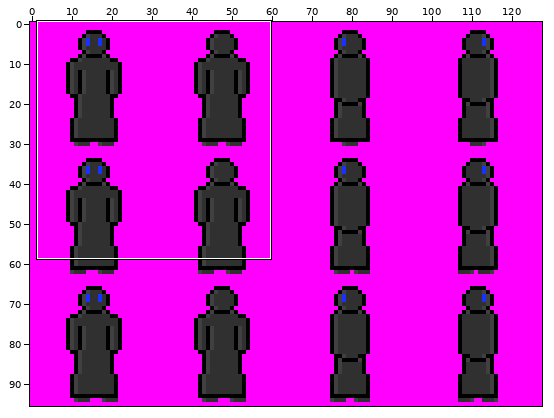
Sprite sheet: res/textures/sheets/player.png. The picture above shows the old version from afar; the outline marks the close-up.
Close-up. The starting point:
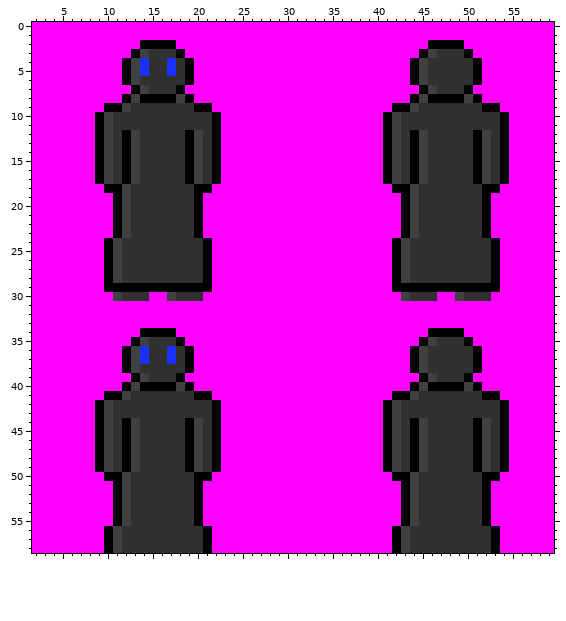
The file is 128x96 pixels. Shown: x 2..59, y 0..58. The commit also changed other parts of the picture, which this record leaves out.
New version:
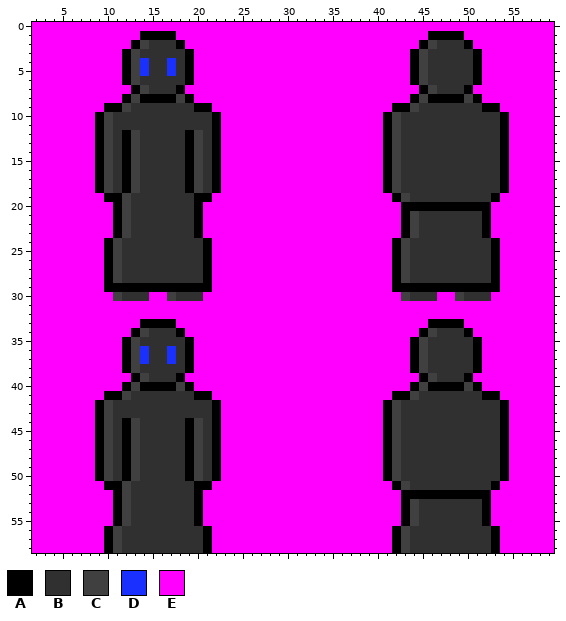
Palette (. is transparent): A #000000  B #303030  C #404040  D #1930ff  E #ff00ff
Changes in this commit:
The author changed colour B to colour A in row 18 at x 19; in row 20 at x 45 to 51; in row 50 at x 19; in row 52 at x 45 to 51.
The author changed colour C to colour A in row 18 at x 12; in row 20 at x 44; in row 50 at x 12; in row 52 at x 44.
The author changed colour E to colour A in row 1 at x 14 to 17 and 46 to 49; in row 2 at x 13, 18, 45 and 50; in row 3 at x 12, 19, 44 and 51; in row 18 at x 9, 22, 41 and 54; in row 19 at x 10, 21, 42 and 53; in row 33 at x 14 to 17 and 46 to 49.
The author changed colour E to colour A in row 34 at x 13, 18, 45 and 50; in row 35 at x 12, 19, 44 and 51; in row 50 at x 9, 22, 41 and 54; in row 51 at x 10, 21, 42 and 53.
The author changed colour A to colour B in row 2 at x 15 to 17 and 47 to 49; in row 3 at x 18 and 50; in rows 12 to 17 at x 44 and 51; in row 18 at x 11, 21, 43 and 52 to 53; in row 19 at x 52; in row 34 at x 15 to 17 and 47 to 49.
The author changed colour A to colour B in row 35 at x 18 and 50; in rows 44 to 49 at x 44 and 51; in row 50 at x 11, 21, 43 and 52 to 53; in row 51 at x 52.
The author changed colour C to colour B in row 3 at x 14 and 46; in rows 12 to 17 at x 45 and 52; in rows 18 to 19 at x 44; in row 35 at x 14 and 46; in rows 44 to 49 at x 45 and 52; in rows 50 to 51 at x 44.
The author changed colour A to colour C in row 2 at x 14 and 46; in row 3 at x 13 and 45; in row 18 at x 10, 20 and 42; in row 19 at x 43; in row 34 at x 14 and 46; in row 35 at x 13 and 45.
The author changed colour A to colour C in row 50 at x 10, 20 and 42; in row 51 at x 43.
The author changed colour B to colour C in row 18 at x 13; in row 50 at x 13.
